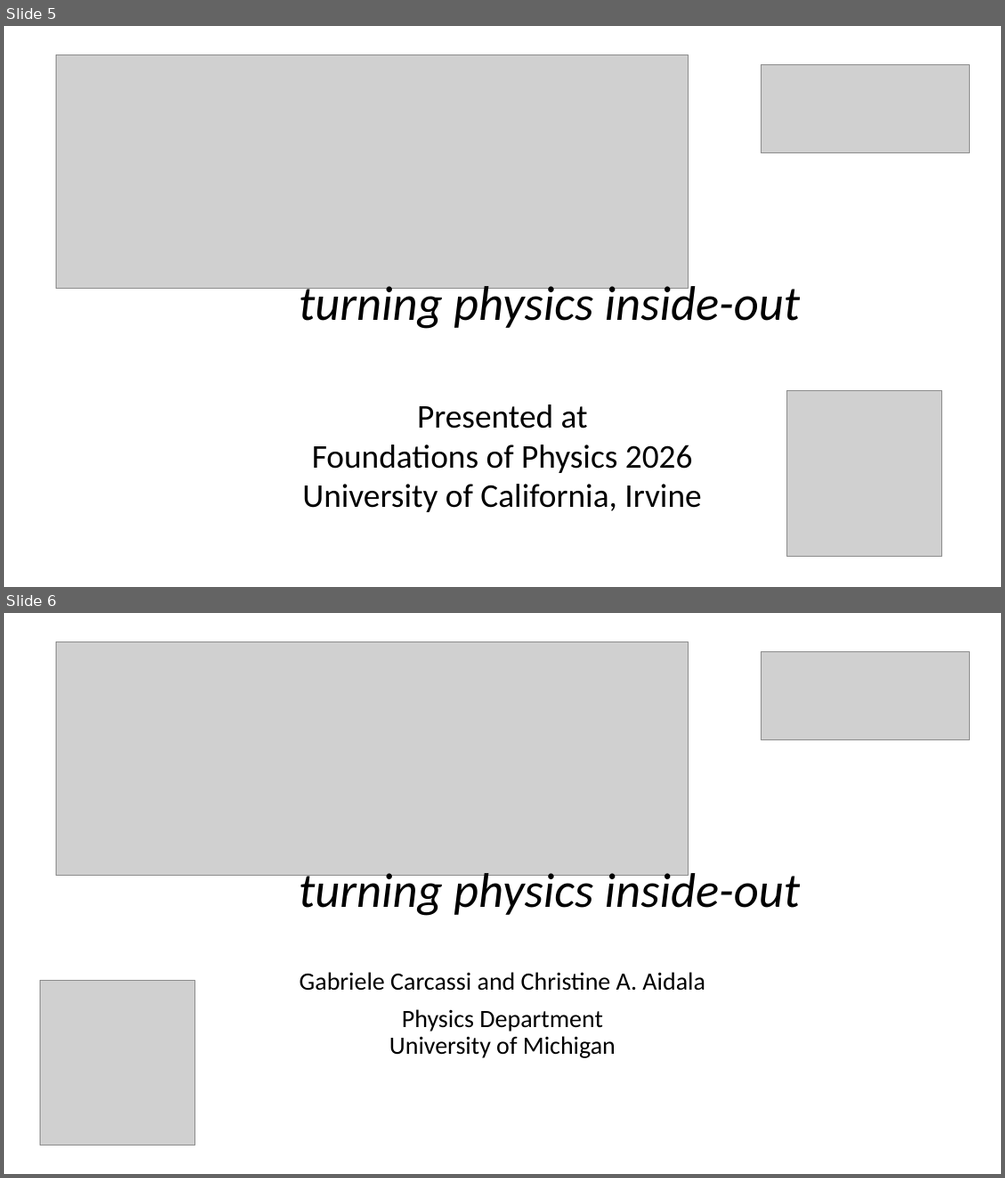
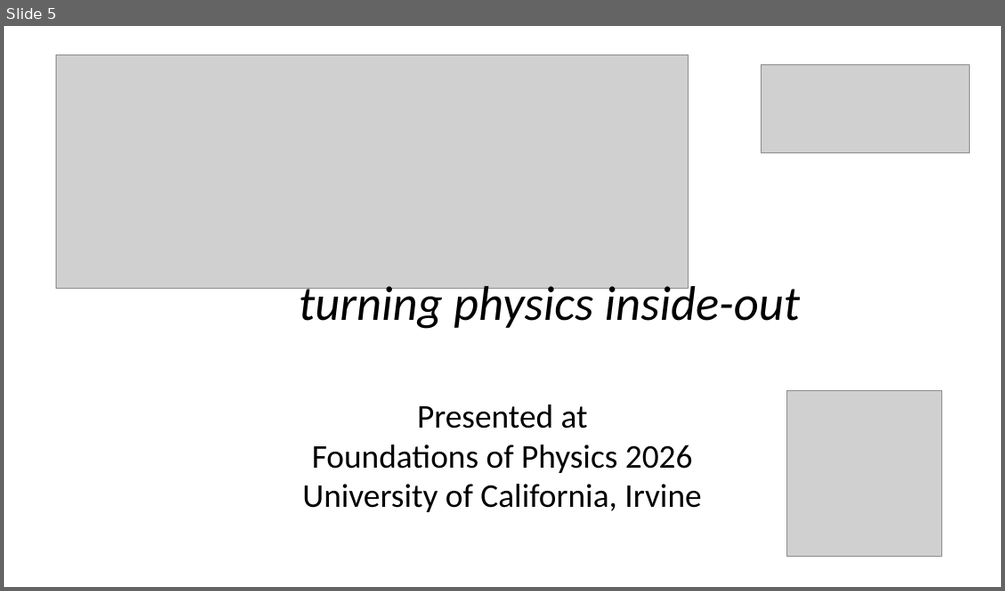
Before and after one commit to assumptionsofphysics/slides, a slide deck: 2026/2026ThumbnailWhite.pptx. Shown one above the other, each under a label of ours: slides 5 and 6 before the commit, slide 5 after it. The pictures are 1005x1178 and 1005x591 pixels, drawn with LibreOffice and Linux fonts; fonts in the diff are those of the drawing; grey boxes stand for pictures; background and template pictures are left out. Boxes give left, top, right and bottom in pixels: in the first picture for what was removed or moved away, otherwise in the second. Text is boxed around its words. In the diff, an @@ line names an element or a change of style, - is before the commit and + after.

Commit message:
Updating thumbnail

```diff
--- a/2026/2026ThumbnailWhite.pptx
+++ b/2026/2026ThumbnailWhite.pptx
@@ slide 6 removed at box(4, 613, 1001, 1174), background #FFFFFF @@
@@ picture removed at box(56, 641, 688, 876) @@
@@ picture removed at box(760, 652, 970, 740) @@
@@ text removed at box(299, 867, 800, 916) @@
-turning physics inside-out
@@ picture removed at box(40, 981, 194, 1144) @@
@@ subtitle removed at box(299, 972, 705, 1058) @@
-Gabriele Carcassi and Christine A. Aidala
-Physics Department
-University of Michigan
```
